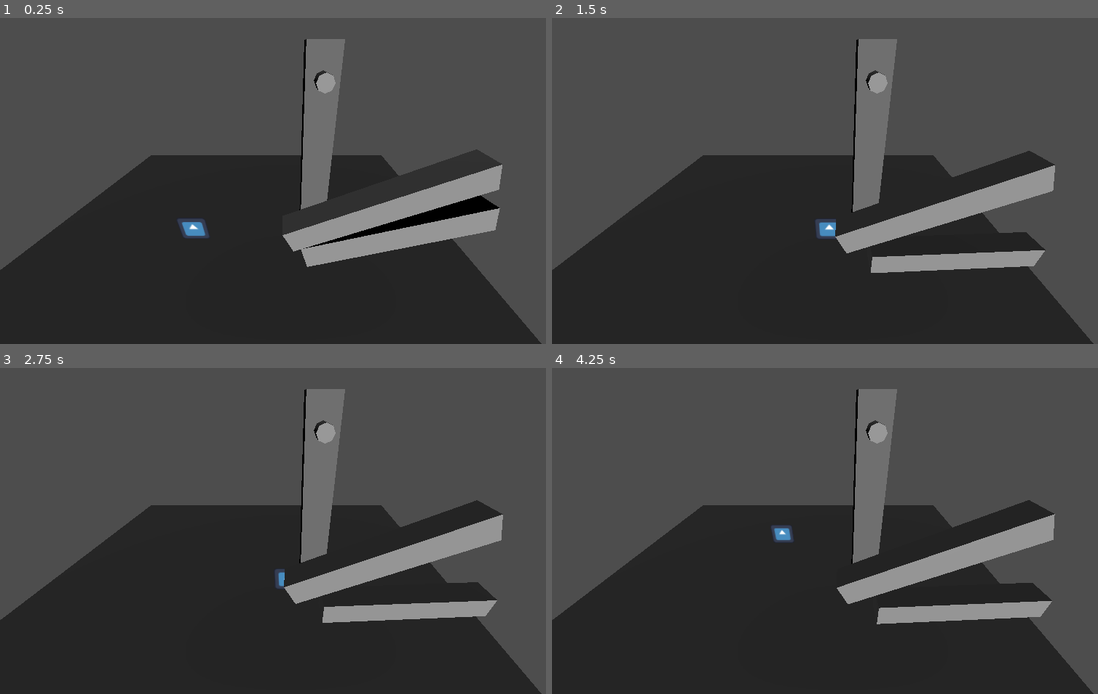
Above: before the commit, frames 1-4 (two rows, left to right).
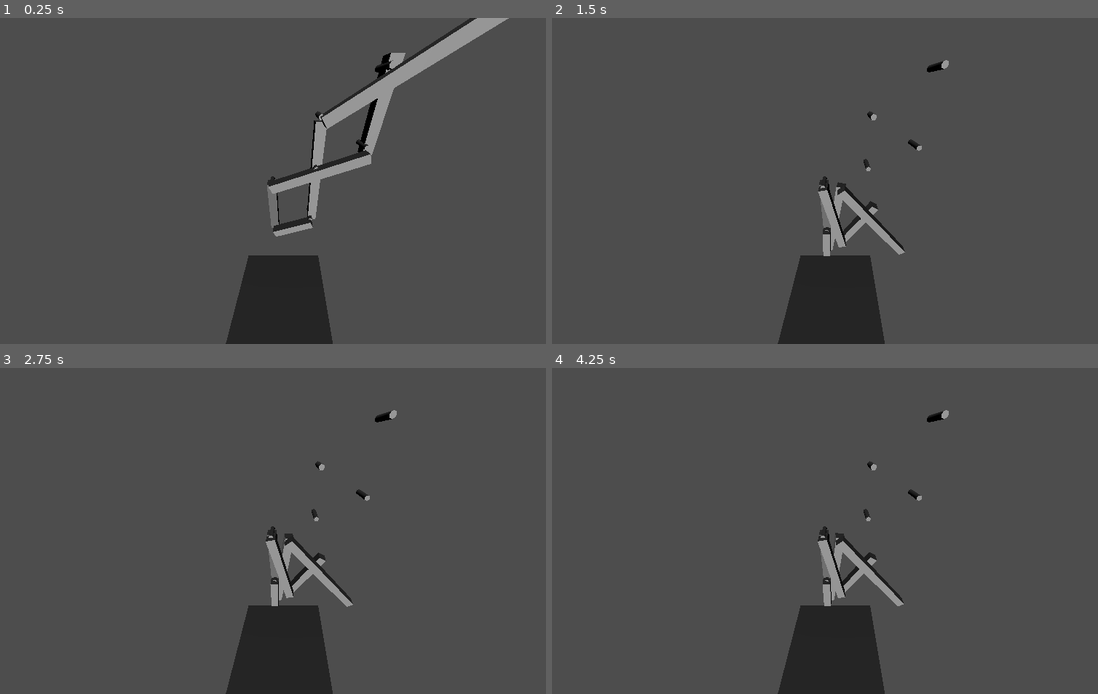
Above: after the commit, the same moments.

Repository: cxw42/godot-wings-demo
Game: Godot game, scene res://top_node.tscn
Same seed, same stepped clock (60 frames per second), same inputs: the game is played once before the commit and once after it. The engine's default icon, where the game draws it, is replaced by a stand-in: a white triangle on a blue panel in a dark square.
Inputs:
- Up to frame 1 (0.25 s): no input
- Up to frame 2 (1.5 s): tap Enter (ui_accept) at 0.5, 0.77 s; hold Right (ui_right) 0.53-1.28 s; hold Down (ui_down) from 1.28 s (still down)
- Up to frame 3 (2.75 s): tap Enter (ui_accept) at 1.52 s; release Down (ui_down) at 2.03 s; hold Right (ui_right) from 2.03 s (still down)
- Up to frame 4 (4.25 s): release Right (ui_right) at 2.78 s; hold Up (ui_up) 2.78-3.53 s; tap Enter (ui_accept) at 3.02, 3.77 s; hold Left (ui_left) from 3.53 s (still down)

The runs differ from the first frame. In frame 1, 48% of the frame differs, in the area x 0-100%, y 0-100%; in frame 2, 44%; in frame 3, 44%; in frame 4, 44%.

Commit message:
Completed first pass of the structure

Diff:
--- a/top_node.tscn
+++ b/top_node.tscn
@@ -64,16 +64,34 @@
 [sub_resource type="PhysicsMaterial" id="PhysicsMaterial_fifn5"]
 
 [sub_resource type="BoxMesh" id="BoxMesh_sfd0x"]
-size = Vector3(1, 7, 1)
+size = Vector3(1, 5, 1)
 
 [sub_resource type="BoxShape3D" id="BoxShape3D_h11p4"]
+size = Vector3(1, 5, 1)
+
+[sub_resource type="BoxMesh" id="BoxMesh_o6dvp"]
 size = Vector3(1, 10, 1)
-
-[sub_resource type="BoxMesh" id="BoxMesh_o6dvp"]
-size = Vector3(1, 7, 1)
 
 [sub_resource type="BoxShape3D" id="BoxShape3D_st5u5"]
 size = Vector3(1, 10, 1)
+
+[sub_resource type="BoxMesh" id="BoxMesh_afxlr"]
+size = Vector3(1, 11.75, 1)
+
+[sub_resource type="BoxShape3D" id="BoxShape3D_sfd0x"]
+size = Vector3(1, 11.75, 1)
+
+[sub_resource type="BoxMesh" id="BoxMesh_h11p4"]
+size = Vector3(1, 7.5, 1)
+
+[sub_resource type="BoxShape3D" id="BoxShape3D_o6dvp"]
+size = Vector3(1, 7.5, 1)
+
+[sub_resource type="BoxMesh" id="BoxMesh_st5u5"]
+size = Vector3(1, 14.5, 1)
+
+[sub_resource type="BoxShape3D" id="BoxShape3D_a0w0v"]
+size = Vector3(1, 14.5, 1)
 
 [sub_resource type="GDScript" id="GDScript_oc6vn"]
 script/source = "extends Skeleton3D
@@ -94,6 +112,7 @@
 script = SubResource("GDScript_fifn5")
 
 [node name="Floor" type="StaticBody3D" parent="."]
+transform = Transform3D(1, 0, 0, 0, 1, 0, 0, 0, 1, 0, -22.8512, 0)
 
 [node name="CollisionShape3D" type="CollisionShape3D" parent="Floor"]
 shape = SubResource("WorldBoundaryShape3D_ic01r")
@@ -104,6 +123,7 @@
 
 [node name="CharacterBody3D" type="CharacterBody3D" parent="."]
 transform = Transform3D(1, 0, 0, 0, 1, 0, 0, 0, 1, -2.2336, 1.76545, 0)
+visible = false
 script = SubResource("GDScript_o6vgj")
 
 [node name="CollisionShape3D" type="CollisionShape3D" parent="CharacterBody3D"]
@@ -113,13 +133,14 @@
 texture = ExtResource("1_o6vgj")
 
 [node name="Camera3D" type="Camera3D" parent="."]
-transform = Transform3D(1, 0, 0, 0, 0.849092, 0.528246, 0, -0.528246, 0.849092, 2.12363, 7.8721, 6.97795)
+transform = Transform3D(1, 0, 0, 0, 0.849092, 0.528246, 0, -0.528246, 0.849092, 2.12363, 17.1613, 13.5937)
+fov = 97.5
 
 [node name="DirectionalLight3D" type="DirectionalLight3D" parent="."]
 transform = Transform3D(1, 0, 0, 0, 0.99818, 0.0602994, 0, -0.0602994, 0.99818, -2.48546, 7.73394, 4.94233)
 
 [node name="Base (A)" type="StaticBody3D" parent="."]
-transform = Transform3D(1, 0, 0, 0, 1, 0, 0, 0, 1, 3.02294, 4.59196, -0.114039)
+transform = Transform3D(1, 0, 0, 0, 1, 0, 0, 0, 1, 0, 5, 0)
 physics_material_override = SubResource("PhysicsMaterial_o6vgj")
 
 [node name="CollisionShape3D" type="CollisionShape3D" parent="Base (A)"]
@@ -130,7 +151,7 @@
 material = SubResource("StandardMaterial3D_afxlr")
 
 [node name="B" type="RigidBody3D" parent="."]
-transform = Transform3D(0.43218, 0.901787, 0, -0.901787, 0.43218, 0, 0, 0, 1, 5.27491, 3.09071, 1.01775)
+transform = Transform3D(0.43218, 0.901787, 0, -0.901787, 0.43218, 0, 0, 0, 1, 2.26396, 2.57417, 1.01775)
 physics_material_override = SubResource("PhysicsMaterial_fifn5")
 
 [node name="CSGMesh3D" type="CSGMesh3D" parent="B"]
@@ -141,7 +162,7 @@
 shape = SubResource("BoxShape3D_h11p4")
 
 [node name="C" type="RigidBody3D" parent="."]
-transform = Transform3D(0.43218, 0.901787, 0, -0.901787, 0.43218, 0, 0, 0, 1, 5.27491, 3.09071, 1.01775)
+transform = Transform3D(0.43218, 0.901787, 0, -0.901787, 0.43218, 0, 0, 0, 1, 4.55078, 10.6468, 1.01775)
 physics_material_override = SubResource("PhysicsMaterial_fifn5")
 
 [node name="CSGMesh3D" type="CSGMesh3D" parent="C"]
@@ -151,8 +172,41 @@
 [node name="CollisionShape3D" type="CollisionShape3D" parent="C"]
 shape = SubResource("BoxShape3D_st5u5")
 
+[node name="D" type="RigidBody3D" parent="."]
+transform = Transform3D(1, 0, 0, 0, 1, 0, 0, 0, 1, 4.61049, 9.51755, 0)
+physics_material_override = SubResource("PhysicsMaterial_fifn5")
+
+[node name="CSGMesh3D" type="CSGMesh3D" parent="D"]
+transform = Transform3D(1, 0, 0, 0, 1, 0, 0, 0, 1, 0, 0, 0)
+mesh = SubResource("BoxMesh_afxlr")
+
+[node name="CollisionShape3D" type="CollisionShape3D" parent="D"]
+shape = SubResource("BoxShape3D_sfd0x")
+
+[node name="E" type="RigidBody3D" parent="."]
+transform = Transform3D(1, 0, 0, 0, 1, 0, 0, 0, 1, 9.13014, 16.5175, 0)
+physics_material_override = SubResource("PhysicsMaterial_fifn5")
+
+[node name="CSGMesh3D" type="CSGMesh3D" parent="E"]
+transform = Transform3D(1, 0, 0, 0, 1, 0, 0, 0, 1, 0, 0, 0)
+mesh = SubResource("BoxMesh_h11p4")
+
+[node name="CollisionShape3D" type="CollisionShape3D" parent="E"]
+shape = SubResource("BoxShape3D_o6dvp")
+
+[node name="F" type="RigidBody3D" parent="."]
+transform = Transform3D(0.602526, 0.7981, 0, -0.7981, 0.602526, 0, 0, 0, 1, 10.4272, 19.8252, 1)
+physics_material_override = SubResource("PhysicsMaterial_fifn5")
+
+[node name="CSGMesh3D" type="CSGMesh3D" parent="F"]
+transform = Transform3D(1, 0, 0, 0, 1, 0, 0, 0, 1, 0, 0, 0)
+mesh = SubResource("BoxMesh_st5u5")
+
+[node name="CollisionShape3D" type="CollisionShape3D" parent="F"]
+shape = SubResource("BoxShape3D_a0w0v")
+
 [node name="A to B" type="HingeJoint3D" parent="."]
-transform = Transform3D(1, 0, 0, 0, 1, 0, 0, 0, 1, 3, 2, 0)
+transform = Transform3D(1, 0, 0, 0, 1, 0, 0, 0, 1, 0, 1.5, 0)
 node_a = NodePath("../Base (A)")
 node_b = NodePath("../B")
 
@@ -160,12 +214,57 @@
 transform = Transform3D(1, 0, 0, 0, -4.37114e-08, -1, 0, 1, -4.37114e-08, 0, 0, 0)
 radius = 0.25
 
+[node name="C to D" type="HingeJoint3D" parent="."]
+transform = Transform3D(1, 0, 0, 0, 1, 0, 0, 0, 1, 4.63736, 10.69, 0)
+node_a = NodePath("../C")
+node_b = NodePath("../D")
+
+[node name="CSGCylinder3D" type="CSGCylinder3D" parent="C to D"]
+transform = Transform3D(1, 0, 0, 0, -4.37114e-08, -1, 0, 1, -4.37114e-08, 0, 0, 0)
+radius = 0.25
+
+[node name="B to D" type="HingeJoint3D" parent="."]
+transform = Transform3D(1, 0, 0, 0, 1, 0, 0, 0, 1, 4.53802, 3.63695, 0)
+node_a = NodePath("../B")
+node_b = NodePath("../D")
+
+[node name="CSGCylinder3D" type="CSGCylinder3D" parent="B to D"]
+transform = Transform3D(1, 0, 0, 0, -4.37114e-08, -1, 0, 1, -4.37114e-08, 0, 0, 0)
+radius = 0.25
+
 [node name="A to C" type="HingeJoint3D" parent="."]
-transform = Transform3D(1, 0, 0, 0, 1, 0, 0, 0, 1, 3.02289, 7.11835, 0)
+transform = Transform3D(1, 0, 0, 0, 1, 0, 0, 0, 1, 0, 8.5, 0)
 node_a = NodePath("../Base (A)")
-node_b = NodePath("../B")
+node_b = NodePath("../C")
 
 [node name="CSGCylinder3D" type="CSGCylinder3D" parent="A to C"]
+transform = Transform3D(1, 0, 0, 0, -4.37114e-08, -1, 0, 1, -4.37114e-08, 0, 0, 0)
+radius = 0.25
+
+[node name="C to E" type="HingeJoint3D" parent="."]
+transform = Transform3D(1, 0, 0, 0, 1, 0, 0, 0, 1, 9.05056, 12.8354, 0)
+node_a = NodePath("../C")
+node_b = NodePath("../E")
+
+[node name="CSGCylinder3D" type="CSGCylinder3D" parent="C to E"]
+transform = Transform3D(1, 0, 0, 0, -4.37114e-08, -1, 0, 1, -4.37114e-08, 0, 0, 0)
+radius = 0.25
+
+[node name="D to F" type="HingeJoint3D" parent="."]
+transform = Transform3D(0.817597, 0.57579, 0, -0.57579, 0.817597, 0, 0, 0, 1, 4.62994, 15.4153, 0)
+node_a = NodePath("../D")
+node_b = NodePath("../F")
+
+[node name="CSGCylinder3D" type="CSGCylinder3D" parent="D to F"]
+transform = Transform3D(1, 0, 0, 0, -4.37114e-08, -1, 0, 1, -4.37114e-08, 0, 0, 0)
+radius = 0.25
+
+[node name="E to F" type="HingeJoint3D" parent="."]
+transform = Transform3D(1, 0, 0, 0, 1, 0, 0, 0, 1, 9.1494, 18.7696, 0)
+node_a = NodePath("../E")
+node_b = NodePath("../F")
+
+[node name="CSGCylinder3D" type="CSGCylinder3D" parent="E to F"]
 transform = Transform3D(1, 0, 0, 0, -4.37114e-08, -1, 0, 1, -4.37114e-08, 0, 0, 0)
 radius = 0.25
 
Not shown: 1 places in top_node.tscn that only renumber resources
